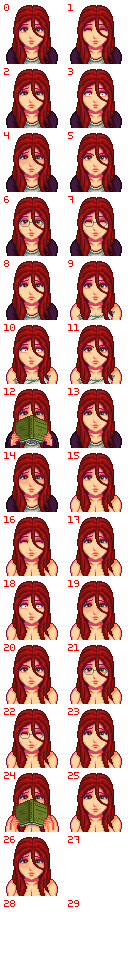
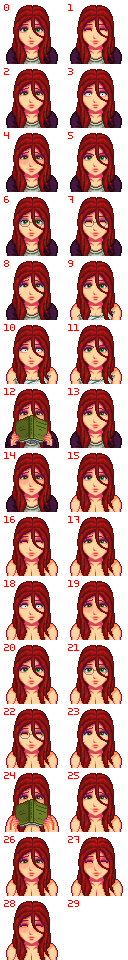
Layered file, before and after one edit (w=128, h=960). Changes by layer:
painted on "Group 3 Merged" over [6, 837, 123, 960]
